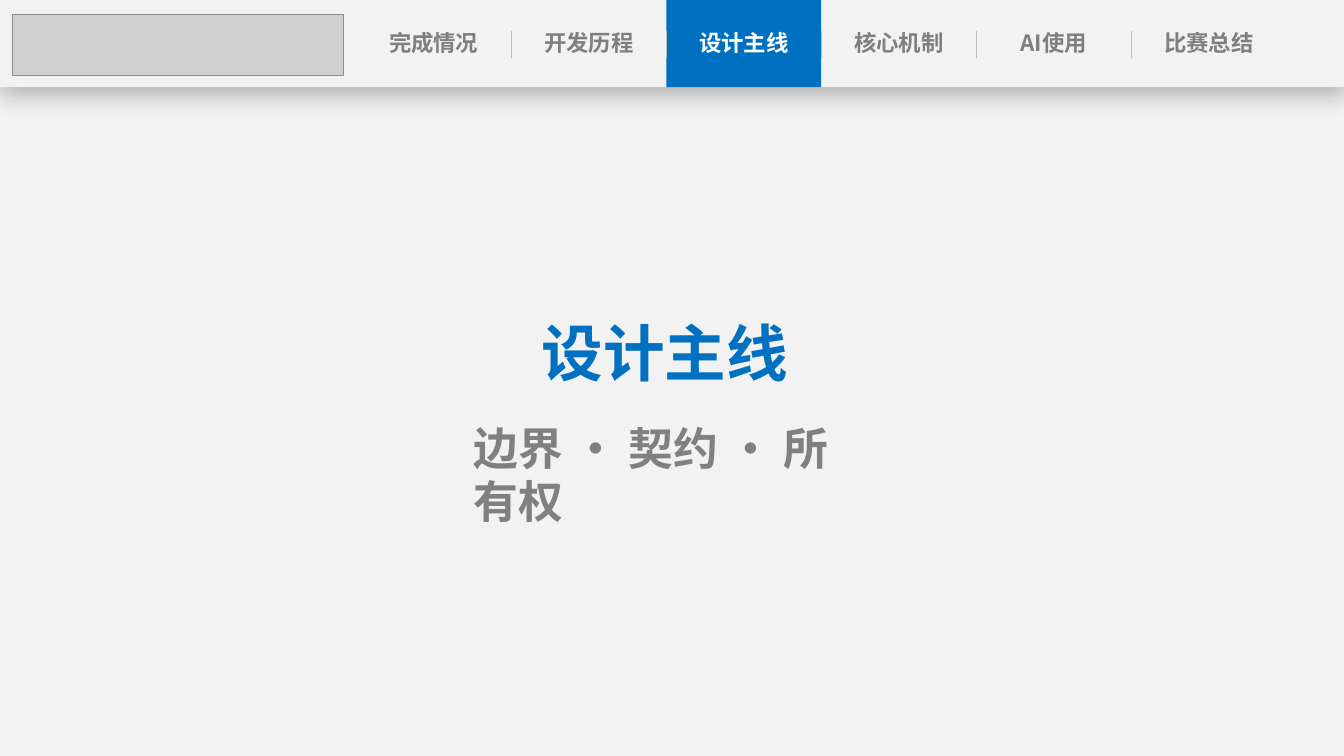
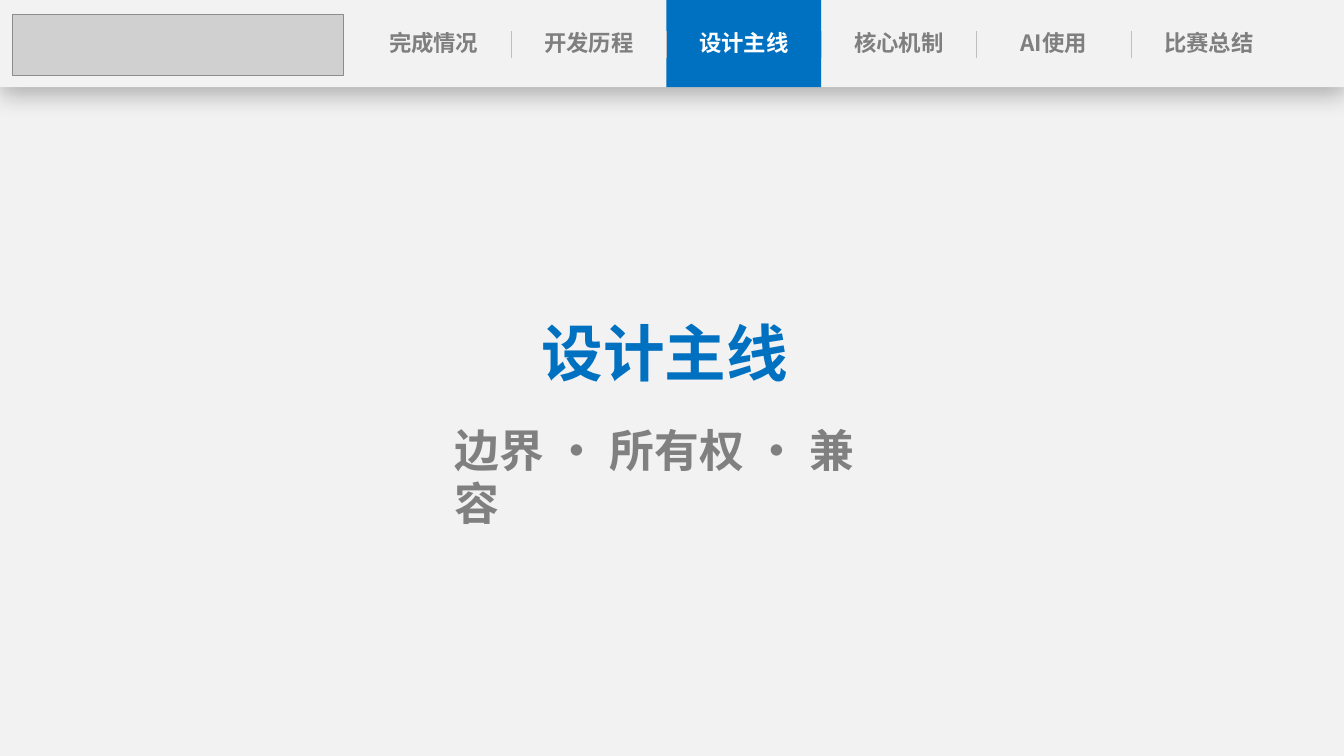
Before and after one commit to anemone-os/anemone, a slide deck: slide 9 of report/ppt/Anemone决赛演示文稿.pptx. Drawn at 1344x756 pixels with LibreOffice and Linux fonts; fonts in the diff are those of the drawing; grey boxes stand for pictures. Boxes give left, top, right and bottom in pixels: in the first picture for what was removed or moved away, otherwise in the second. Text is boxed around its words. In the diff, an @@ line names an element or a change of style, - is before the commit and + after.

```diff
--- a/report/ppt/Anemone决赛演示文稿.pptx
+++ b/report/ppt/Anemone决赛演示文稿.pptx
@@ text at (455, 429, 854, 524): text changed @@
-边界 · 契约 · 所有权
+边界 · 所有权 · 兼容
```
Also in this commit, not shown: 16 other slides changed, 1 slide added, 2 other files.
